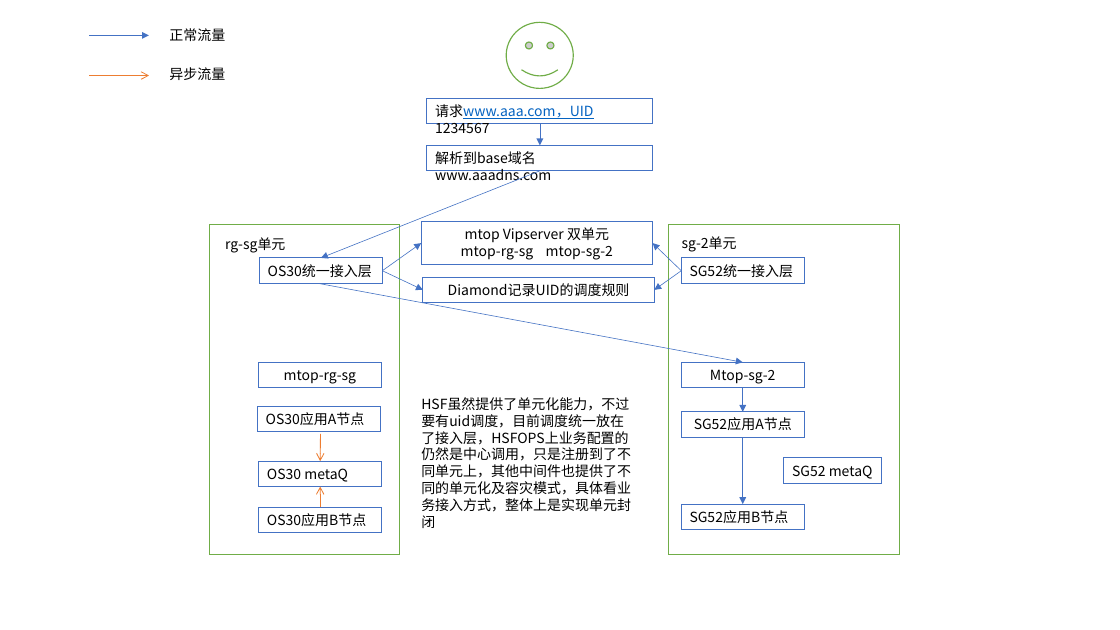
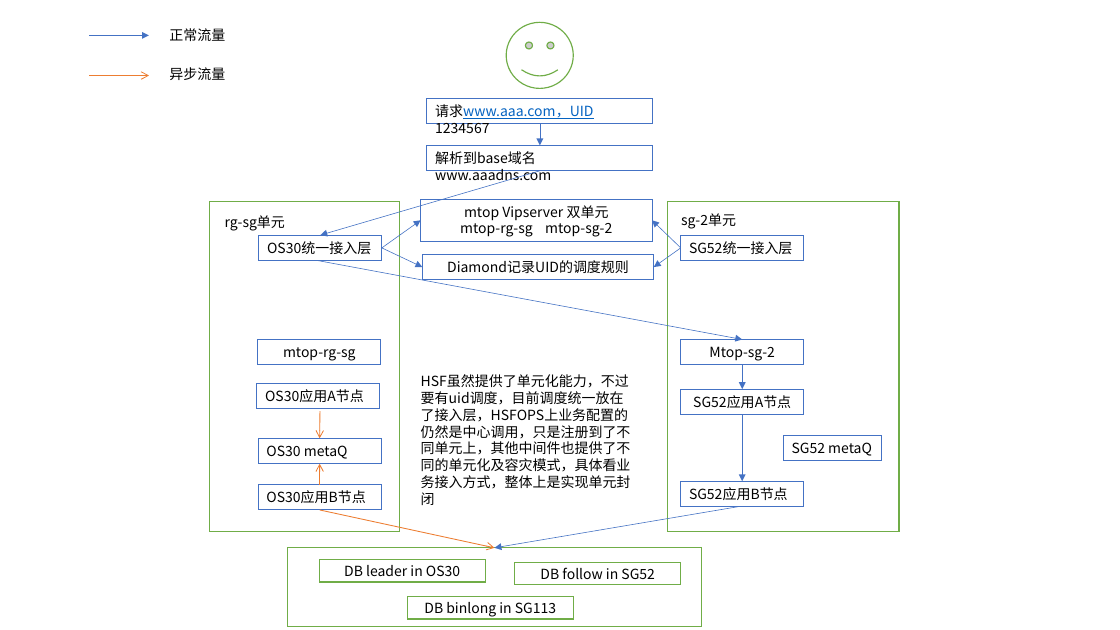
Before and after one commit to MeRcy-PM/record, a slide deck: slide 5 of ppt/tmp_ppt.pptx. Drawn at 1120x630 pixels with LibreOffice and Linux fonts; fonts in the diff are those of the drawing. Boxes give left, top, right and bottom in pixels: in the first picture for what was removed or moved away, otherwise in the second. Text is boxed around its words. In the diff, an @@ line names an element or a change of style, - is before the commit and + after.

```diff
--- a/ppt/tmp_ppt.pptx
+++ b/ppt/tmp_ppt.pptx
@@ arrow moved from (540, 171) - (321, 258) to (540, 171) - (320, 235) @@
@@ 9 rectangles, 8 arrows, 2 texts: place and size @@
-9 rectangles, 8 arrows, 2 texts at [225,222,882,529]
+9 rectangles, 8 arrows, 2 texts at [225,199,882,507]
@@ 5 rectangles, 1 text, 1 arrow: place and size @@
-5 rectangles, 1 text, 1 arrow at [210,224,900,555]
+5 rectangles, 1 text, 1 arrow at [209,202,899,532]
@@ arrow added from (739, 507) to (495, 548), #4472C4 0.5 pt @@
@@ arrow added from (320, 510) to (495, 548), #ED7D31 0.75 pt @@
@@ rectangle added at [287,548,702,627], fill #FFFFFF, outline #70AD47 1 pt @@
@@ rectangle added at [319,560,485,582], fill #FFFFFF, outline #70AD47 1 pt, 12 pt, text #000000 @@
+DB leader in OS30
@@ rectangle added at [515,562,681,585], fill #FFFFFF, outline #70AD47 1 pt, 12 pt, text #000000 @@
+DB follow in SG52
@@ rectangle added at [408,597,573,619], fill #FFFFFF, outline #70AD47 1 pt, 12 pt, text #000000 @@
+DB binlong in SG113
```
Also in this commit, not shown: 1 other slide changed, 1 slide added, 2 other files.
